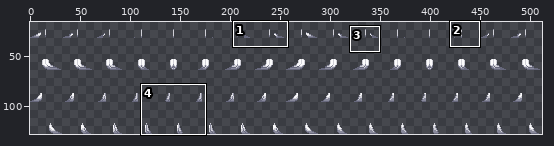
Sprite sheet, stored at Resources/Textures/Mobs/Customization/reptilian_parts.rsi/tail_large_wagging.png. The first picture is a wide view before the edit; the outline marks the close-up.
Close-up. Old version:
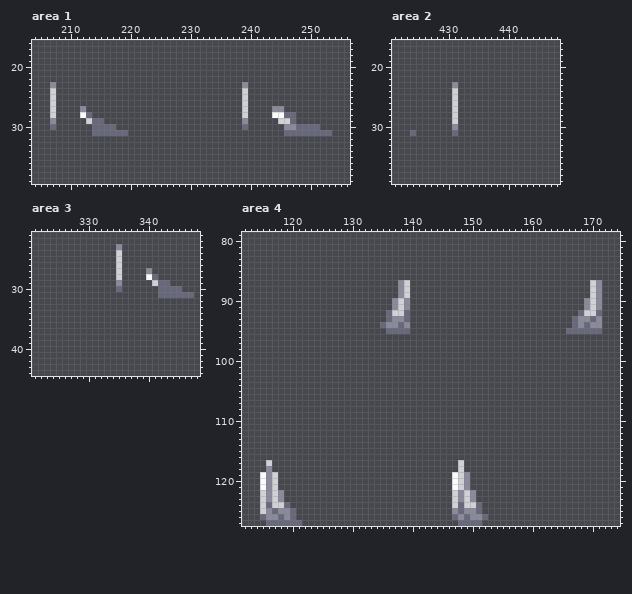
The file is 512x128 pixels. Pixels under 10% opacity are left out. Colours within 5 levels of each other are drawn and written as one. Shown: area 1: x 204..256, y 16..39; area 2: x 421..448, y 16..39; area 3: x 321..348, y 21..44; area 4: x 112..174, y 79..127. The wide view leaves out empty margins. The commit also changed other parts of the picture, which this record leaves out.
Once edited:
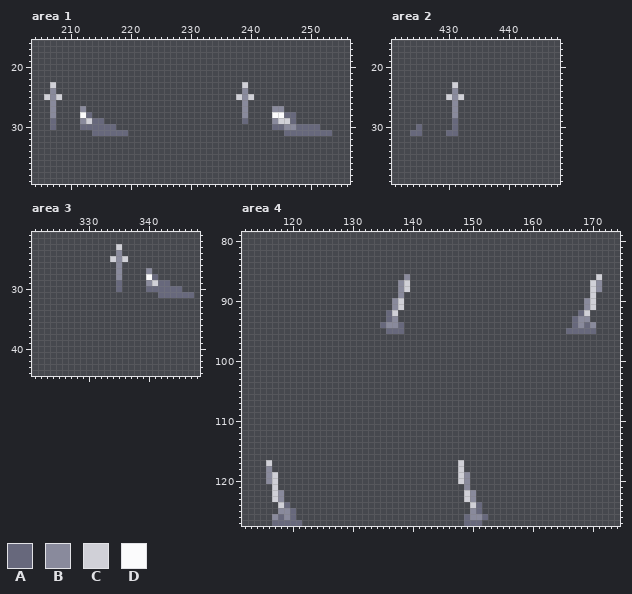
Palette (. is transparent): A #67687c  B #898a9c  C #d0d0d7  D #fbfbfc
The exact change:
Area 1:
y 23: x 207 B -> C; x 239 B -> C
y 24: x 207 C -> B; x 239 C -> B
y 25: x 206..208 .C. -> CBC; x 238..240 .C. -> CBC
y 26..28: x 207 C -> B; x 239 C -> B
y 29: x 207 B -> A; x 212 . -> B; x 239 B -> A; x 244 . -> B
y 30: x 212..213 .. -> AA; x 239 A -> .; x 244..245 .. -> AA
Area 2:
y 23: x 431 B -> C
y 24: x 431 C -> B
y 25: x 430..432 .C. -> CBC
y 26..28: x 431 C -> B
y 29: x 431 C -> A
y 30: x 425 . -> A; x 431 B -> A
y 31: x 425 . -> A; x 430 . -> A
Area 3:
y 23: x 335 B -> C
y 24: x 335 C -> B
y 25: x 334..336 .C. -> CBC
y 26..28: x 335 C -> B
y 29: x 335 B -> A; x 340 . -> B
y 30: x 340..341 .. -> AA
Area 4:
y 86: x 139 . -> B; x 171 . -> C
y 89: x 139 C -> .; x 171 B -> .
y 90..91: x 139 B -> .; x 171 B -> .
y 92: x 138..139 CA -> ..; x 170..171 CA -> ..
y 93: x 138..139 BA -> ..; x 170..171 AB -> ..
y 94: x 139 B -> .; x 171 B -> .
y 95: x 139 A -> .; x 171 A -> .
y 119..120: x 115 D -> .; x 147 D -> .
y 121: x 115..116 DB -> ..; x 147..148 DC -> ..
y 122..123: x 115..116 CB -> ..; x 147..148 CB -> ..
y 124: x 115..117 CAC -> ...; x 147..149 CAC -> ...
y 125: x 115..117 CBA -> ...; x 147..149 BAB -> ...
y 126: x 115..116 AB -> ..; x 147..148 AB -> ..
y 127: x 116 A -> .; x 148 A -> .
